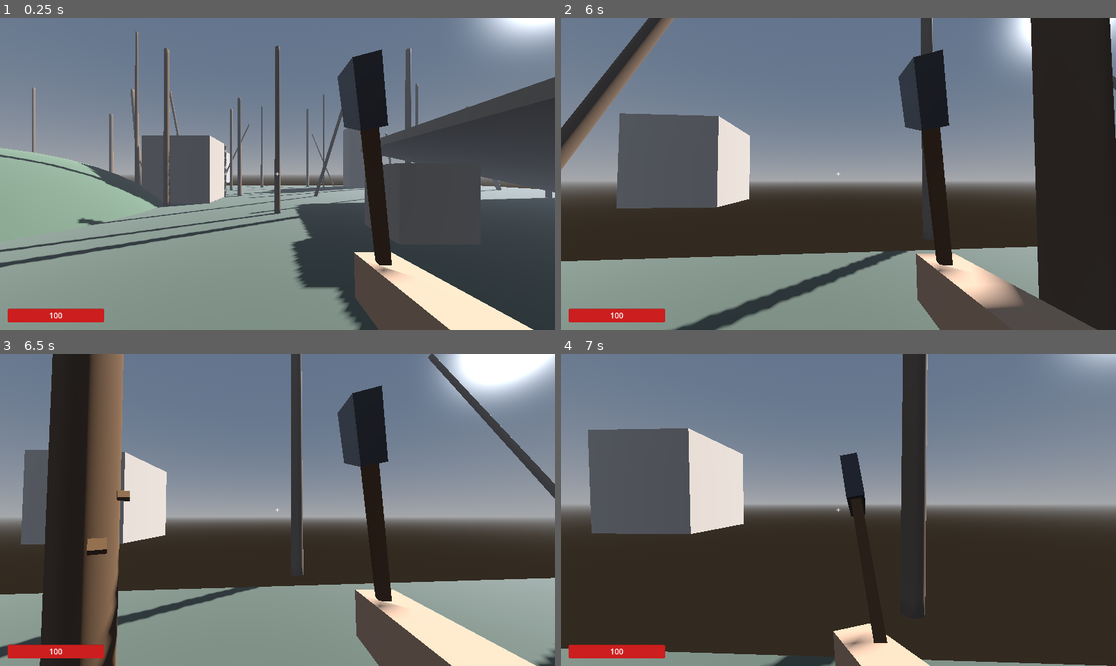
Above: before the commit, frames 1-4 (two rows, left to right).
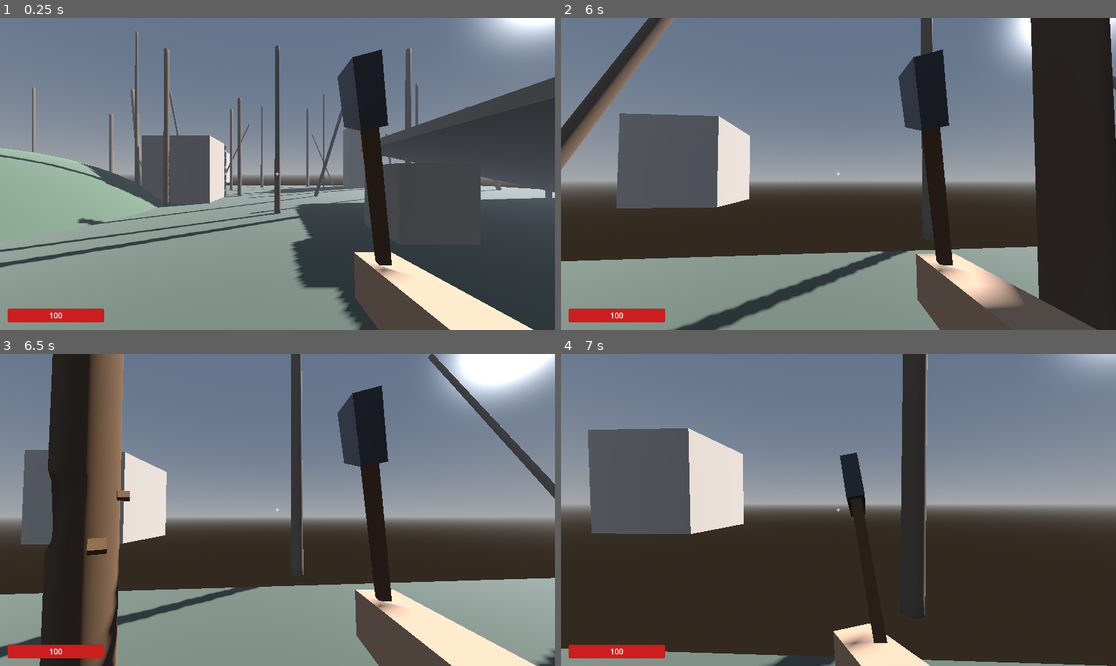
Above: after the commit, the same moments.

Repository: 9xxdpxx6/the-last-logger-v1
Game: Godot game, scene res://scenes/world.tscn
The game is run twice, just before and just after one commit, with the same random seed, the same clock (stepped at 60 frames per second) and the same inputs.
Inputs (mouse positions are in pixels of both pictures, inside the frame that each line leads up to):
- Up to frame 1 (0.25 s): no input
- Up to frame 2 (6 s): tap Enter at 0.5 s; move the mouse to (832, 180) at 0.52 s; hold Shift (run) 0.53-1.28 s; hold W (move_forward) 0.53-2.78 s; click (832, 180) at 0.77 s; move the mouse to (877, 177) at 1.27 s; tap E (interact) at 1.35, 4.35 s; click (877, 177) at 1.52 s; tap Shift (run) at 1.55, 3.05, 4.55 s; move the mouse to (794, 170) at 2.02 s; hold Shift (run) 2.03-2.78 s; move the mouse to (844, 174) at 2.77 s; hold A (move_left) 2.78-3.53 s; tap Q at 2.85, 5.85 s; click (844, 174) at 3.02 s; move the mouse to (816, 167) at 3.52 s; hold Shift (run) 3.53-4.28 s; hold W (move_forward) 3.53-5.78 s; click (816, 167) at 3.77 s; move the mouse to (866, 174) at 4.27 s; click (866, 174) at 4.52 s; move the mouse to (810, 174) at 5.02 s; hold Shift (run) 5.03-5.78 s; move the mouse to (849, 167) at 5.77 s; hold D (move_right) from 5.78 s (still down)
- Up to frame 3 (6.5 s): keep holding D (move_right); click (288, 503) at 6.02 s; tap Shift (run) at 6.05 s
- Up to frame 4 (7 s): move the mouse to (832, 516) at 6.52 s; release D (move_right) at 6.53 s; hold W (move_forward) from 6.53 s (still down); hold Shift (run) from 6.53 s (still down); click (832, 516) at 6.77 s

Frames 1-2 are identical in both runs. In frame 3, 0.2% of the frame differs, in the area x 7-10%, y 37-78%; in frame 4, nothing differs.

Commit message:
Reshape chop notches into V-wedges
The notch read as a soft dent because its vertical extent fell between the
trunk mesh rings (9m / 32 rings). build() now densifies rings in a band around
each carve so the cut resolves, and _reduction carves a true wedge: a flat
floor along the blade with a sharp V across it, two planar faces meeting at an
edge like an axe bite. Notch size bumped so the wedge is legible.

Diff:
--- a/scripts/procedural_trunk.gd
+++ b/scripts/procedural_trunk.gd
@@ -56,14 +56,19 @@
 	st.begin(Mesh.PRIMITIVE_TRIANGLES)
 
 	var cols := SEGMENTS
-	var rows := RINGS + 1
+	# Высоты колец: равномерная база ПЛЮС локальное СГУЩЕНИЕ у каждой зарубки (#notch-V). Без него
+	# вырез (по высоте ~0.2 м) попадал между кольцами базовой сетки (~0.28 м) и читался как мягкая
+	# вмятина; с частыми кольцами у выреза прорисовывается КЛИН (V-зарубка, как от топора).
+	var ys := _ring_heights(carves)
+	var rows := ys.size()
+	var last := rows - 1
 
 	# Вершины боковой поверхности. Бревно может иметь слом на ОБОИХ торцах одновременно
 	# (например, после раскола середины — у половинок старый рваный конец И свежий рез).
 	# Поэтому форму слома считаем для каждого торца НЕЗАВИСИМО, а не одним break_dir.
 	for r in rows:
-		var t := float(r) / float(RINGS)
-		var y := -height * 0.5 + t * height
+		var y: float = ys[r]
+		var t := clampf((y + height * 0.5) / height, 0.0, 1.0)
 		var base_r := lerpf(bottom_radius, top_radius, t)
 		for c in cols:
 			var ang := TAU * float(c) / float(cols)
@@ -83,7 +88,7 @@
 				if d_end >= break_span:
 					continue
 				var f := 1.0 - d_end / break_span
-				var is_end_ring := (r == RINGS) if end_top else (r == 0)
+				var is_end_ring := (r == last) if end_top else (r == 0)
 				# Конус «в кол»: к торцу сужаем радиус и тянем вершины к острию.
 				rad -= f * f * tip_cone * 0.7
 				vy += bdir * f * tip_cone
@@ -118,8 +123,8 @@
 	st.set_uv(Vector2(0.5, 1.0))
 	st.add_vertex(Vector3(0.0, ty, 0.0))
 
-	# Треугольники боковой поверхности.
-	for r in RINGS:
+	# Треугольники боковой поверхности (между соседними кольцами; их число теперь динамическое).
+	for r in last:
 		for c in cols:
 			var c2 := (c + 1) % cols
 			var i0 := r * cols + c
@@ -141,8 +146,8 @@
 		st.add_index(c2)
 		st.add_index(c)
 		st.add_index(ct)
-		st.add_index(RINGS * cols + c)
-		st.add_index(RINGS * cols + c2)
+		st.add_index(last * cols + c)
+		st.add_index(last * cols + c2)
 
 	st.generate_normals()
 	if material:
@@ -170,10 +175,36 @@
 		var w := -dh * blade.y + dy * blade.x
 		if absf(u) >= notch_long or absf(w) >= notch_thick:
 			continue
-		var uf := 1.0 - absf(u) / notch_long
-		var wf := 1.0 - absf(w) / notch_thick
+		# Форма выреза (#notch-V): ВДОЛЬ лезвия (u) — плоское «дно» с резкими краями (чистый
+		# горизонтальный зарез шириной 2·notch_long), ПОПЕРЁК (w) — острая буква V в глубину. Две
+		# плоские грани сходятся в ребро на w=0 → клин-зарубка, как от топора, а не круглая вмятина.
+		var edge := maxf(notch_long * 0.25, 0.03)              # узкий скос на концах зареза
+		var uf := clampf((notch_long - absf(u)) / edge, 0.0, 1.0)
+		var wf := 1.0 - absf(w) / notch_thick                  # линейный спад = острый V
 		red = maxf(red, depth * uf * wf)
 	return red
+
+
+# Высоты колец боковой сетки: равномерная база + СГУЩЕНИЕ полосой вокруг каждой зарубки (#notch-V),
+# чтобы клиновой вырез имел частые рёбра и читался формой, а не «вмятиной» между редкими кольцами.
+func _ring_heights(carves: Array) -> Array:
+	var ys: Array = []
+	for r in RINGS + 1:
+		ys.append(-height * 0.5 + float(r) / float(RINGS) * height)
+	for carve in carves:
+		var cy: float = (carve["pos"] as Vector3).y
+		var span := notch_thick * 1.4
+		var n := 10
+		for i in range(n + 1):
+			ys.append(cy - span + 2.0 * span * float(i) / float(n))
+	ys.sort()
+	# Убираем слишком близкие (и зажимаем в высоту ствола), чтобы не плодить вырожденные кольца.
+	var out: Array = []
+	for y in ys:
+		var yc := clampf(y, -height * 0.5, height * 0.5)
+		if out.is_empty() or absf(yc - float(out[-1])) > 0.004:
+			out.append(yc)
+	return out
 
 
 ## Направление лезвия НА ПОВЕРХНОСТИ ствола (2D): x — вдоль окружности (азимут), y — вверх.
--- a/scripts/tree.gd
+++ b/scripts/tree.gd
@@ -18,13 +18,13 @@
 ## Радиус (м) слияния ударов в одну точку рубки — ВЫСОТНАЯ полоса вдоль оси: удары в её
 ## пределах копятся в один разруб независимо от стороны (рубка по кругу = один руб).
 @export var chop_merge_radius: float = 0.2
-## Максимальная глубина вдавливания зарубки (м) у добитой точки. Радиус ствола ~0.14 м,
-## поэтому почти добитая зарубка прорезает его почти насквозь.
-@export var notch_max_depth: float = 0.08
-## Полудлина прорези ВДОЛЬ лезвия топора (м) — насколько широкий разруб делает кромка.
-@export var notch_blade_reach: float = 0.12
-## Полуширина прорези ПОПЕРЁК лезвия (м) — толщина зарубки.
-@export var notch_thickness: float = 0.07
+## Максимальная глубина вдавливания зарубки (м) у добитой точки. Радиус ствола ~0.14–0.3 м,
+## поэтому почти добитая зарубка прорезает его на бо́льшую часть толщины (#notch-V).
+@export var notch_max_depth: float = 0.12
+## Полудлина прорези ВДОЛЬ лезвия топора (м) — ширина горизонтального зареза клина.
+@export var notch_blade_reach: float = 0.18
+## Полуширина прорези ПОПЕРЁК лезвия (м) — вертикальный размах V-клина (вверх+вниз от ребра).
+@export var notch_thickness: float = 0.13
 
 @export_group("Падение бревна")
 ## Начальный толчок (рад/с), задающий сторону падения. Дальше валит гравитация.
